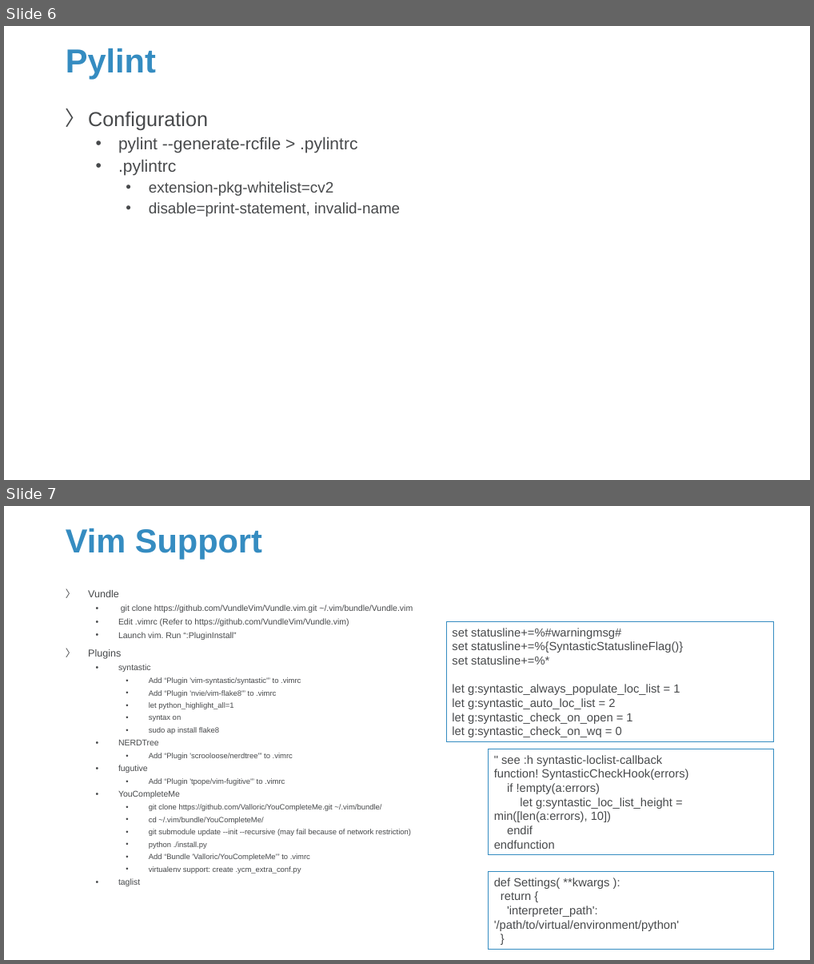
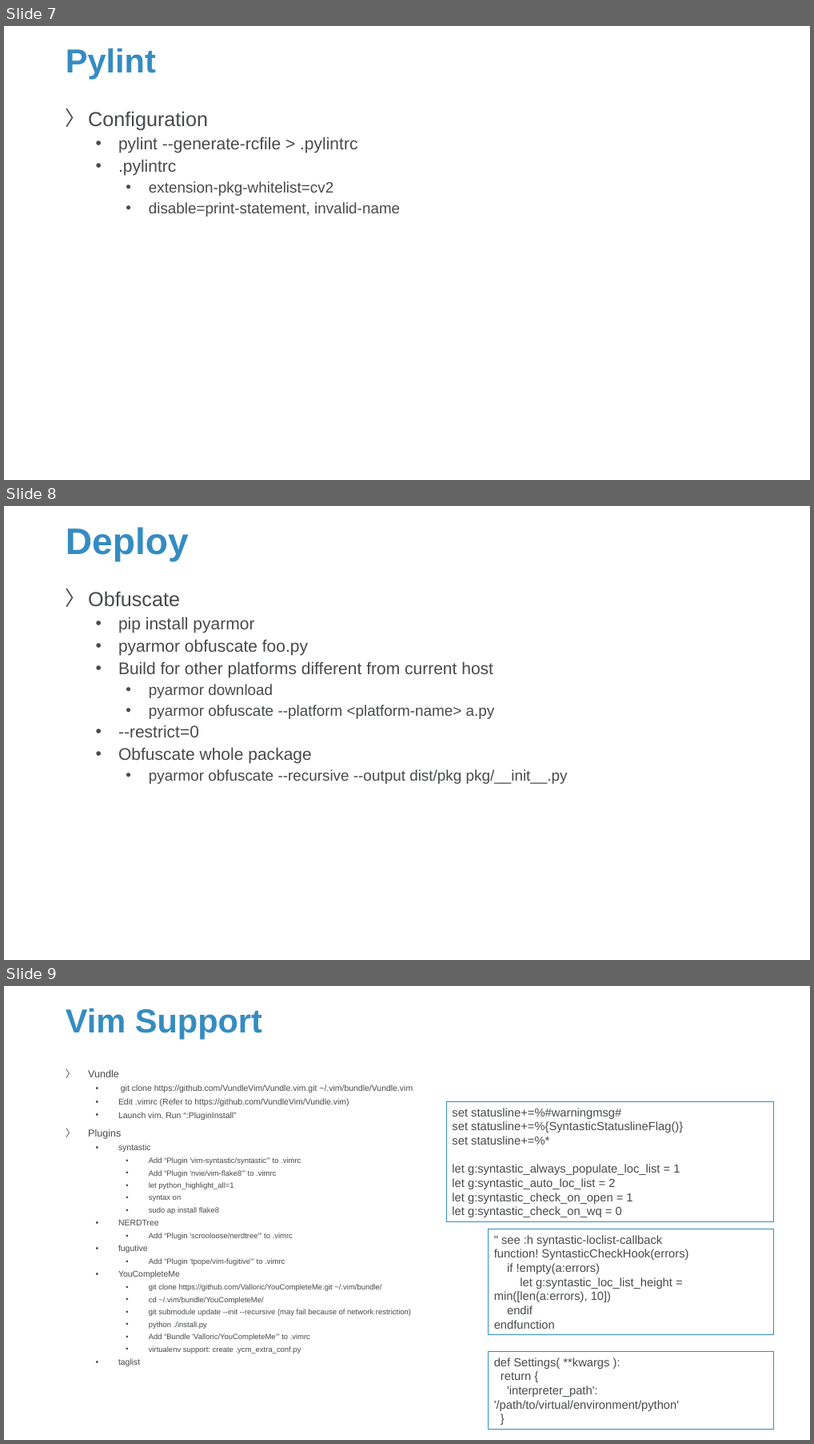
Before and after one commit to Sparks-Lu/TechNotes, a slide deck: Python/Python-Notes.pptx. Shown one above the other, each under a label of ours: slides 6 and 7 before the commit, slides 7, 8 and 9 after it. The pictures are 814x964 and 814x1444 pixels, drawn with LibreOffice and Linux fonts; fonts in the diff are those of the drawing; background and template pictures are left out. Boxes give left, top, right and bottom in pixels: in the first picture for what was removed or moved away, otherwise in the second. Text is boxed around its words. In the diff, an @@ line names an element or a change of style, - is before the commit and + after.

```diff
--- a/Python/Python-Notes.pptx
+++ b/Python/Python-Notes.pptx
@@ slide 8 added at (4, 506, 810, 960), background picture (left out) @@
@@ title added at (66, 527, 189, 562), 44 pt, text #358CC1, bold @@
+Deploy
@@ text added at (88, 591, 568, 784), 20 pt, text #47494B @@
+〉 Obfuscate
+  • pip install pyarmor
+  • pyarmor obfuscate foo.py
+  • Build for other platforms different from current host
+    • pyarmor download
+    • pyarmor obfuscate --platform <platform-name> a.py
+  • --restrict=0
+  • Obfuscate whole package
+    • pyarmor obfuscate --recursive --output dist/pkg pkg/__init__.py
@@ what was slide 6 is now slide 7 @@
@@ what was slide 7 is now slide 9 @@
```
Also in this commit, not shown: 2 slides changed, 5 other slides added, 14 other files.
